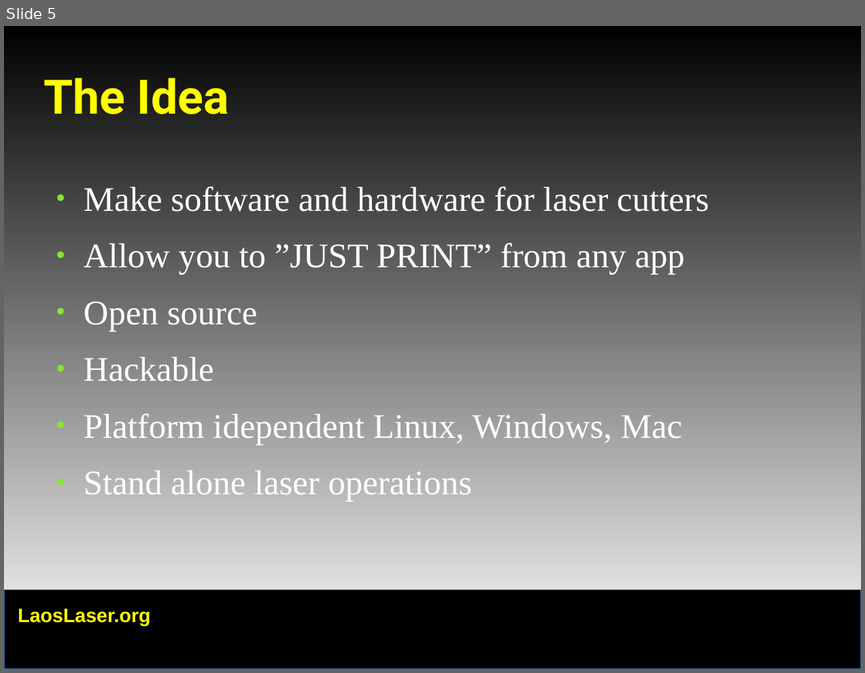
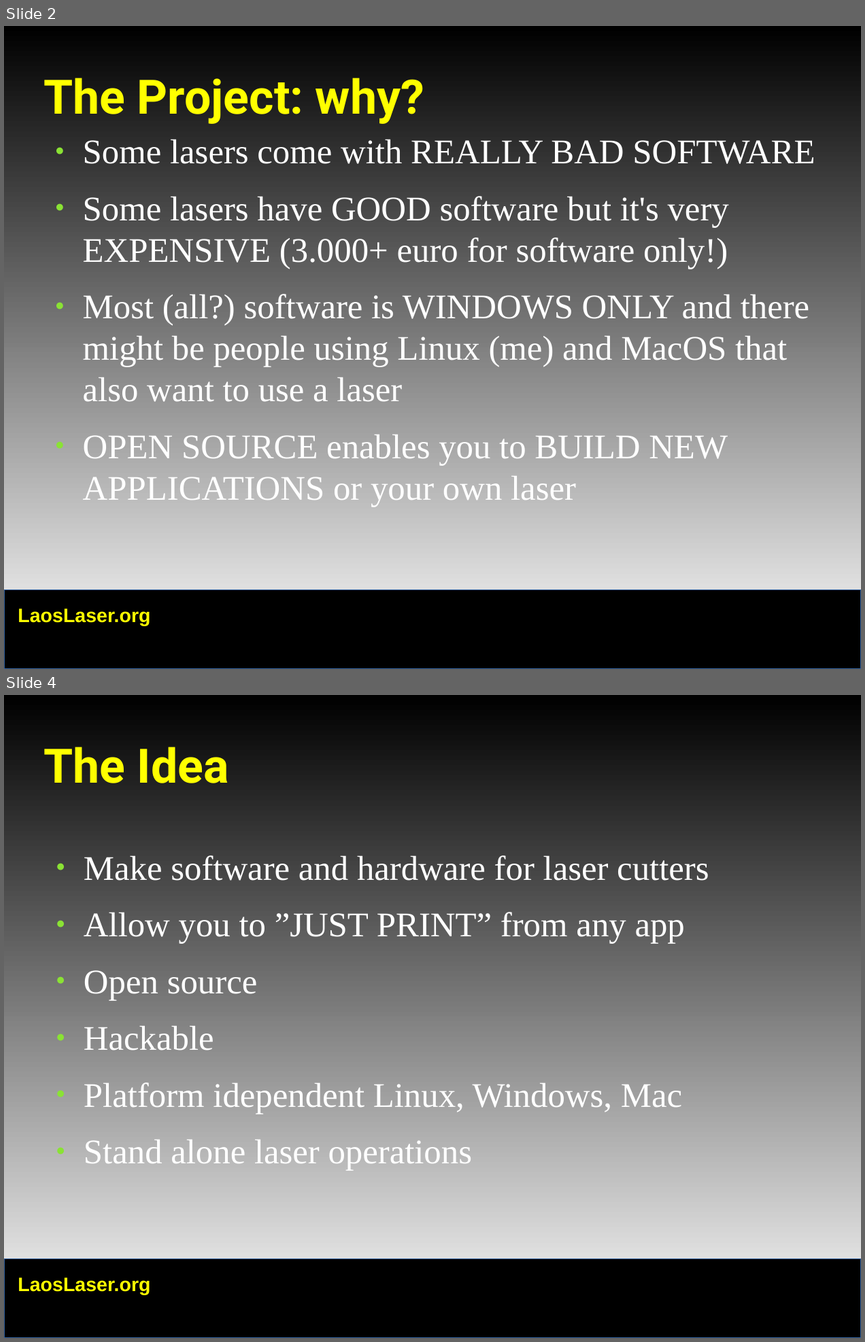
Before and after one commit to LaosLaser/Documentation, a slide deck: ccc-presentation.odp. Shown one above the other, each under a label of ours: slide 5 before the commit, slides 2 and 4 after it; the slides between them are not shown. The pictures are 865x673 and 865x1342 pixels, drawn with LibreOffice and Linux fonts; fonts in the diff are those of the drawing; background and template pictures are left out. Boxes give left, top, right and bottom in pixels: in the first picture for what was removed or moved away, otherwise in the second. Text is boxed around its words. In the diff, an @@ line names an element or a change of style, - is before the commit and + after.

```diff
--- a/ccc-presentation.odp
+++ b/ccc-presentation.odp
@@ slide 2 added at (4,26,861,669), background gradient #000000 to #FFFFFF; not listed: 2 template elements that a slide beside it also shows @@
@@ title added at (44,78,424,124), 44 pt, text #FFFF00, bold @@
+The Project: why?
@@ text added at (83,139,815,507), 32 pt, text #FFFFFF @@
+● Some lasers come with REALLY BAD SOFTWARE
+● Some lasers have GOOD software but it's very EXPENSIVE (3.000+ euro for software only!)
+● Most (all?) software is WINDOWS ONLY and there might be people using Linux (me) and MacOS that also want to use a laser
+● OPEN SOURCE enables you to BUILD NEW APPLICATIONS or your own laser
@@ what was slide 5 is now slide 4 @@
```
Also in this commit, not shown: 7 slides changed, 3 other slides added, 3 slides removed.
